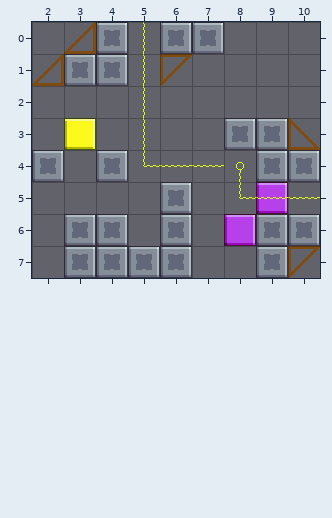
Tiled map (JSON) -- Assets/Level_Editor/TileMap/Room_18.tmj. The picture above was drawn from the file before the commit.
Cells are 32x32 px. Shown: x 2..10, y 0..7.
After the commit:
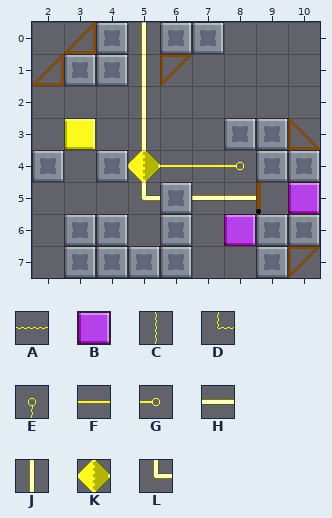
Key: from "tileSet": A 6, B 11, C 15, D 25, E 37, F 158 "cable", G 188 "cable", H 211 "cable", J 220 "cable", K 221 "cable", L 230 "cable".
_ is an empty cell.
Difference:
Layer "Overlap":
Tile F now appears in row 4 at x 6 to 7.
The author changed tile E to tile G in row 4 at x 8.
The author changed tile D to tile H in row 5 at x 8.
Tile H now appears in row 5 at x 7.
Tile J now appears in rows 0 to 3 at x 5.
Tile K now appears in row 4 at x 5.
Tile L now appears in row 5 at x 5.
Layer "Blocks":
Tile B now appears in row 5 at x 10.
The author cleared tile B in row 5 at x 9.
Layer "line" (removed):
The author cleared tile A in row 4 at x 6 to 7; in row 5 at x 9 to 10.
The author cleared tile C in rows 0 to 3 at x 5.
The author cleared tile D in row 4 at x 5.
Where, in picture pixels (left, top, right, bottom), the same in both pictures:
changed: (128, 22, 320, 214)
